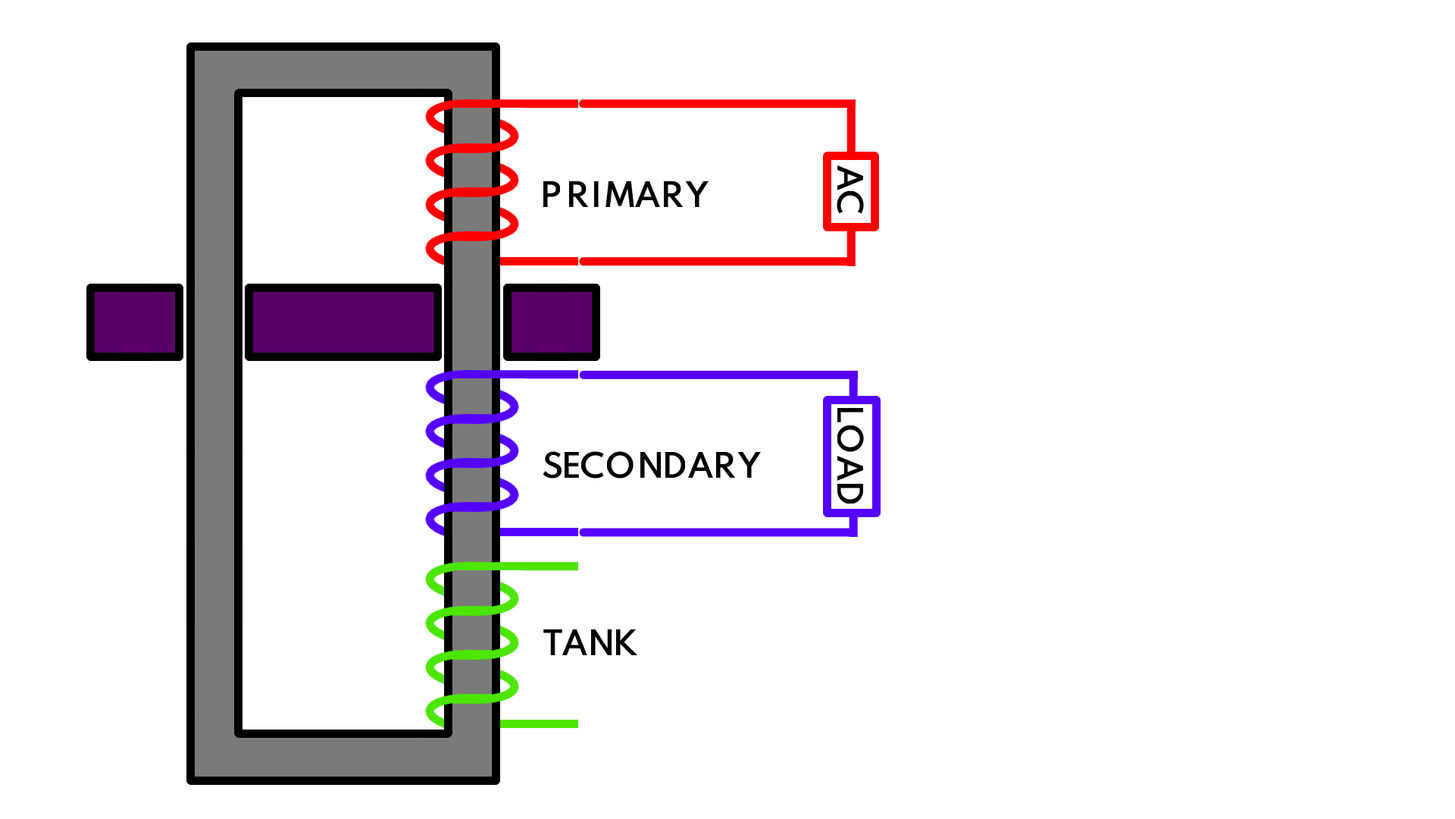
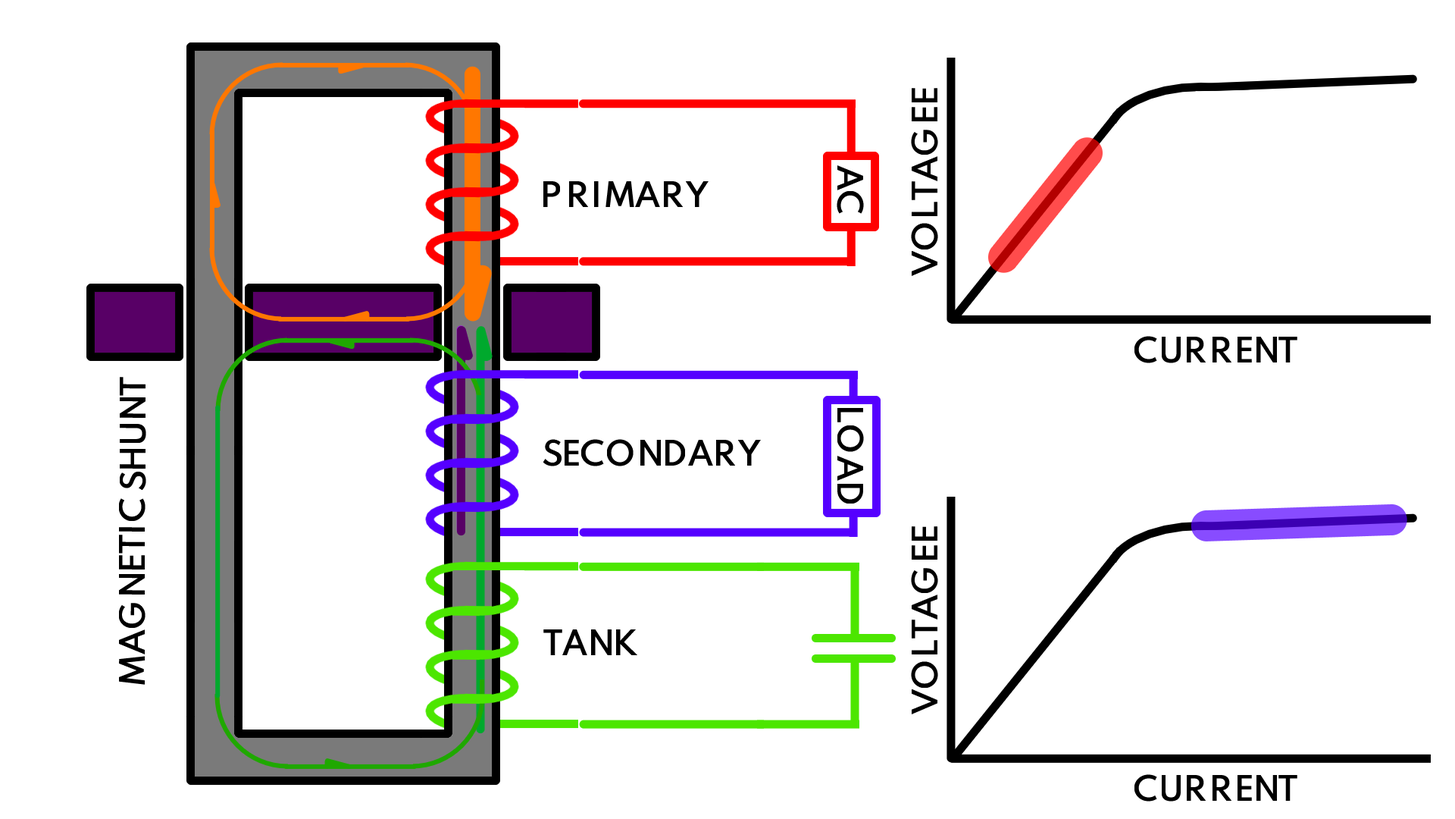
Layered file, before and after one edit (1455×819). Changes by layer:
added layer "Saturation Area" (70%) in group "Ferroresonant Transformer" over [970,97,1432,583]
added layer "Saturation Curves" in group "Ferroresonant Transformer" over [911,57,1432,777]
painted on "Connections" (1st of 2, in "Ferroresonant Transformer") over [543,97,1019,763]
added layer "Flux Shunted" in group "Ferroresonant Transformer" over [119,62,631,769]
added layer "Flux" (1st of 2, in "Ferroresonant Transformer") in group "Ferroresonant Transformer" over [436,65,493,765]
moved "Shunt Merged" above "Core", painted on it over [119,57,1272,802]
painted on "Core" (1st of 2, in "Ferroresonant Transformer") over [119,57,1272,802]
